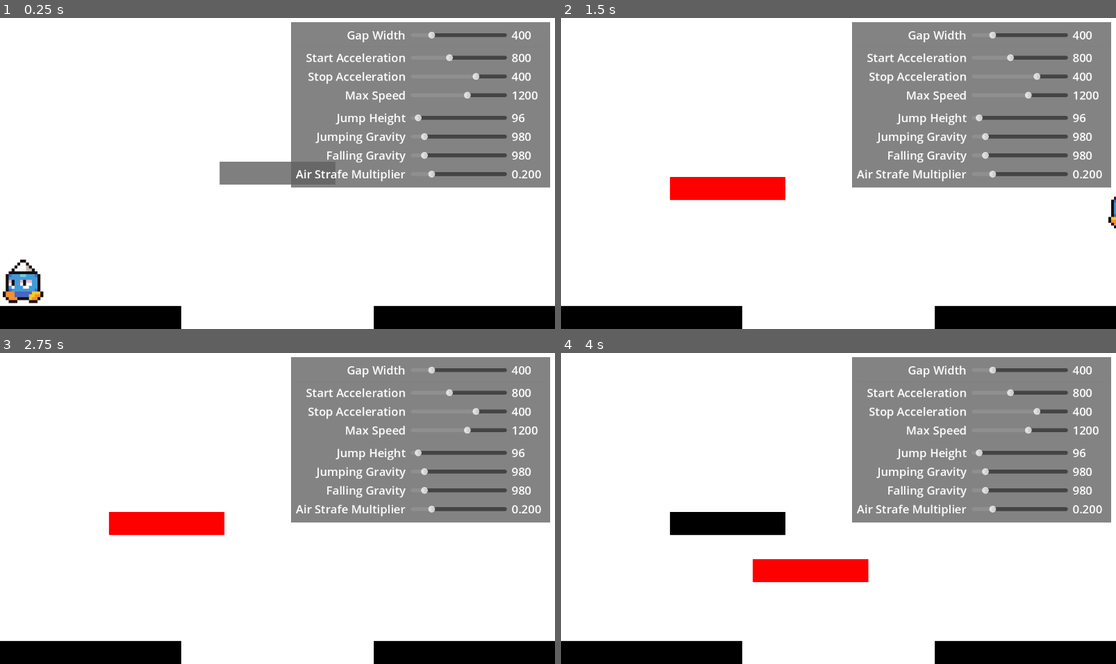
Above: before the commit, frames 1-4 (two rows, left to right).
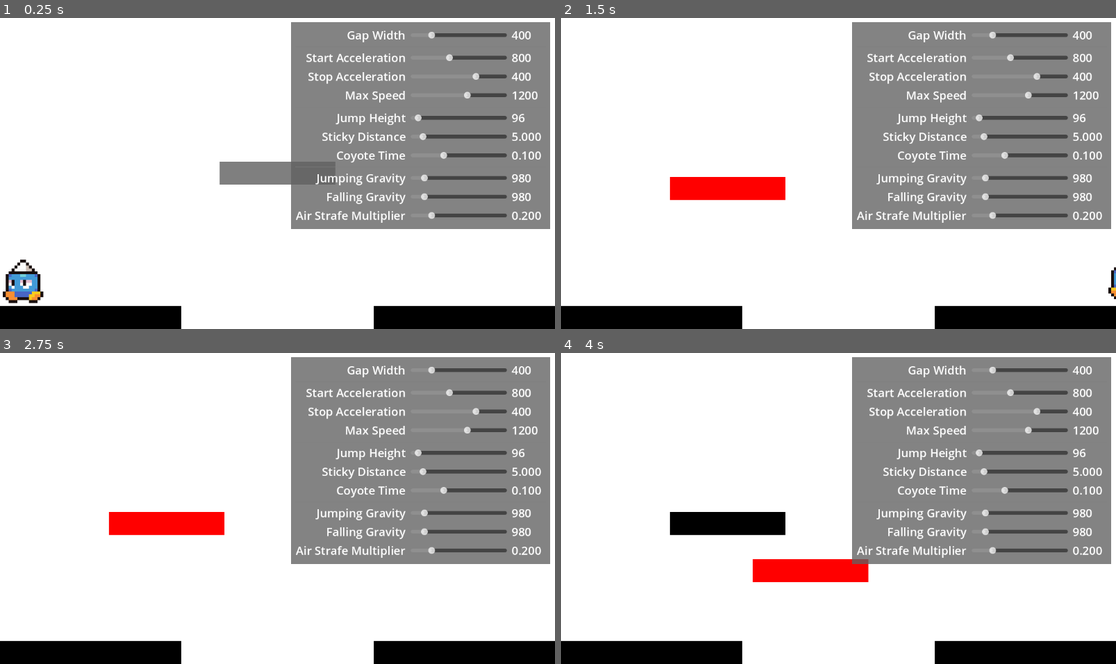
Above: after the commit, the same moments.

Repository: uniqueusername/platformer-movement-tuner
Game: Godot game, scene res://movement_tuner.tscn
Two runs of this game, one before a commit and one after it. Both use one fixed random seed, a clock stepped at 60 frames per second and the inputs below.
Inputs (mouse positions are in pixels of both pictures, inside the frame that each line leads up to):
- Up to frame 1 (0.25 s): no input
- Up to frame 2 (1.5 s): move the mouse to (960, 157) at 0.52 s; hold D (player_right) from 0.53 s (still down); tap Space (player_jump) at 0.6, 0.77, 1.07 s; click (960, 157) at 0.67 s; move the mouse to (727, 189) at 1.27 s; click (727, 189) at 1.35 s
- Up to frame 3 (2.75 s): tap Space (player_jump) at 1.52, 1.55, 1.82, 2.1 s; tap Enter at 2 s; move the mouse to (166, 524) at 2.02 s; release D (player_right) at 2.03 s; hold A (player_left) from 2.03 s (still down); click (166, 524) at 2.17 s
- Up to frame 4 (4 s): tap Space (player_jump) at 2.75, 3.02, 3.05, 3.32, 3.6, 3.77 s; move the mouse to (810, 570) at 2.77 s; release A (player_left) at 2.78 s; hold D (player_right) from 2.78 s (still down); click (810, 570) at 2.85 s; tap Enter at 3.5 s; move the mouse to (810, 570) at 3.52 s; click (810, 570) at 3.67 s

The runs differ from the first frame. In frame 1, 7.6% of the frame differs, in the area x 52-100%, y 36-68%; in frame 2, 7.7%, in the area x 52-100%, y 36-91%; in frame 3, 7.6%; in frame 4, 7.6%.

Commit message:
add sticky distance and coyote timer

Diff:
--- a/movement_tuner.tscn
+++ b/movement_tuner.tscn
@@ -71,7 +71,7 @@
 script/source = "extends Node2D
 
 @export var movement_tuner: Control # connect movement tuner to player
-var player_scene = preload(\"res://scenes/player/player.tscn\")
+var player_scene = preload(\"res://objects/player/player.tscn\")
 var player: Node
 
 func _ready():
@@ -228,6 +228,25 @@
 value = 96.0
 tooltip = "How high the player jumps in pixels."
 
+[node name="sticky_distance" parent="gui/MarginContainer/PanelContainer/MarginContainer/configurator" instance=ExtResource("2_86j7g")]
+layout_mode = 2
+label = "Sticky Distance"
+max_value = 50.0
+step = 2.08165e-12
+value = 5.0
+tooltip = "How close the player needs to be to the ground before they can jump."
+
+[node name="coyote_duration" parent="gui/MarginContainer/PanelContainer/MarginContainer/configurator" instance=ExtResource("2_86j7g")]
+layout_mode = 2
+label = "Coyote Time"
+max_value = 0.3
+step = 2.08165e-12
+value = 0.1
+tooltip = "Seconds that the player can still jump after leaving a platform."
+
+[node name="HSeparator3" type="HSeparator" parent="gui/MarginContainer/PanelContainer/MarginContainer/configurator"]
+layout_mode = 2
+
 [node name="first_half_grav" parent="gui/MarginContainer/PanelContainer/MarginContainer/configurator" instance=ExtResource("2_86j7g")]
 layout_mode = 2
 label = "Jumping Gravity"
@@ -305,6 +324,8 @@
 [connection signal="value_changed" from="gui/MarginContainer/PanelContainer/MarginContainer/configurator/stop_accel" to="gui/MarginContainer/PanelContainer/MarginContainer/configurator" method="_on_stop_accel_value_changed"]
 [connection signal="value_changed" from="gui/MarginContainer/PanelContainer/MarginContainer/configurator/max_speed" to="gui/MarginContainer/PanelContainer/MarginContainer/configurator" method="_on_max_speed_value_changed"]
 [connection signal="value_changed" from="gui/MarginContainer/PanelContainer/MarginContainer/configurator/jump_height" to="gui/MarginContainer/PanelContainer/MarginContainer/configurator" method="_on_jump_height_value_changed"]
+[connection signal="value_changed" from="gui/MarginContainer/PanelContainer/MarginContainer/configurator/sticky_distance" to="gui/MarginContainer/PanelContainer/MarginContainer/configurator" method="_on_sticky_distance_value_changed"]
+[connection signal="value_changed" from="gui/MarginContainer/PanelContainer/MarginContainer/configurator/coyote_duration" to="gui/MarginContainer/PanelContainer/MarginContainer/configurator" method="_on_coyote_duration_value_changed"]
 [connection signal="value_changed" from="gui/MarginContainer/PanelContainer/MarginContainer/configurator/first_half_grav" to="gui/MarginContainer/PanelContainer/MarginContainer/configurator" method="_on_first_half_grav_value_changed"]
 [connection signal="value_changed" from="gui/MarginContainer/PanelContainer/MarginContainer/configurator/second_half_grav" to="gui/MarginContainer/PanelContainer/MarginContainer/configurator" method="_on_second_half_grav_value_changed"]
 [connection signal="value_changed" from="gui/MarginContainer/PanelContainer/MarginContainer/configurator/air_strafe_multiplier" to="gui/MarginContainer/PanelContainer/MarginContainer/configurator" method="_on_air_strafe_multiplier_value_changed"]
--- a/scenes/player/movement.gd
+++ b/objects/player/movement.gd
@@ -1,31 +1,38 @@
 # movement component script for CharacterBody2D
 extends Node2D
 
-# reference to parent node (player)
-@onready var p: CharacterBody2D = get_parent()
-@export var sprite: AnimatedSprite2D
-var animated: bool = false
-var gravity: float = ProjectSettings.get_setting("physics/2d/default_gravity")
+@onready var p: CharacterBody2D = get_parent() # reference to player node
+@onready var ground_ray: ShapeCast2D = $ground_ray # ground detection ray
+@export var sprite: AnimatedSprite2D # sprite to animate (optional)
+var animated: bool = false # configured automatically based on `sprite`
 
 # input variables
 var input_dir: Vector2 = Vector2.ZERO # max magnitude 1.0
 var jump_just_pressed: bool = false
 
-# movement constants
+# movement constants - pixels per second
 @export_group("movement configuration")
 @export_subgroup("ground movement")
 @export var start_accel: float = 800
 @export var stop_accel: float = 400
 @export var max_speed: float = 1200
 
-@export_subgroup("air movement")
-var jump_speed: float = 600 # calculated from height
-@export var jump_height: float = 96:
+@export_subgroup("jump tuning")
+var jump_speed: float = 433.7 # calculated from height
+@export var jump_height: float = 96: # height in pixels
 	set(value):
 		jump_height = value
 		jump_speed = calculate_jump(value)
-@export var first_half_grav: float = 980
-@export var second_half_grav: float = 980
+@export var sticky_distance: float = 5:
+	set(value):
+		sticky_distance = value
+		if ground_ray: ground_ray.target_position = Vector2(0, value)
+@export var coyote_duration: float = 0.1
+var coyote_timer: float = coyote_duration
+
+@export_subgroup("air movement")
+@export var first_half_grav: float = ProjectSettings.get_setting("physics/2d/default_gravity")
+@export var second_half_grav: float = ProjectSettings.get_setting("physics/2d/default_gravity")
 @export var air_strafe_multiplier: float = 0.2
 
 func _ready():
@@ -44,15 +51,19 @@
 
 # update character velocities for one frame based on inputs
 func update_velocities(dir: Vector2, jump: bool, delta: float):
-	# apply gravity
+	# stuff to do every frame
+	## gravity
 	if (p.velocity.y < 0): # going up
 		p.velocity.y += first_half_grav * delta
 	else: # going down
 		p.velocity.y += second_half_grav * delta
 
+	## decrement coyote timer every frame
+	coyote_timer -= delta
+
 	# horizontal movement
 	## multiply movespeed if air-strafing
-	var multiplier = 1.0 if $ground_ray.is_colliding() else air_strafe_multiplier
+	var multiplier = 1.0 if ground_ray.is_colliding() else air_strafe_multiplier
 
 	if dir:
 		# change directions at start rate
@@ -66,8 +77,14 @@
 							 stop_accel / max_speed * multiplier)
 
 	# jumping
-	if jump and p.is_on_floor():
+	## reset coyote timer when on the ground
+	if ground_ray.is_colliding() and p.velocity.y > 0:
+		coyote_timer = coyote_duration
+
+	## jump !
+	if jump and coyote_timer > 0:
 		p.velocity.y = -jump_speed
+		coyote_timer = 0
 
 func cancel_movement():
 	p.velocity = Vector2.ZERO
@@ -77,6 +94,8 @@
 				   stop_accel:float,
 				   max_speed: float,
 				   jump_height: float,
+				   sticky_distance: float,
+				   coyote_duration: float,
 				   first_half_grav: float,
 				   second_half_grav: float,
 				   air_strafe_multiplier: float):
@@ -84,6 +103,8 @@
 	self.stop_accel = stop_accel
 	self.max_speed = max_speed
 	self.jump_height = jump_height
+	self.sticky_distance = sticky_distance
+	self.coyote_duration = coyote_duration
 	self.first_half_grav = first_half_grav
 	self.second_half_grav = second_half_grav
 	self.air_strafe_multiplier = air_strafe_multiplier
--- /dev/null
+++ b/objects/player/player.gd
@@ -0,0 +1,11 @@
+extends CharacterBody2D
+
+func _ready():
+	# send a reference of myself to the input singleton
+	InputManager.connect_player(self)
+
+func apply_inputs(input_dir: Vector2, jump_just_pressed: bool):
+	$movement.apply_inputs(input_dir, jump_just_pressed)
+
+func cancel_movement():
+	$movement.cancel_movement()
--- a/scenes/player/player.tscn
+++ b/objects/player/player.tscn
@@ -1,62 +1,48 @@
-[gd_scene load_steps=16 format=3 uid="uid://djw71ie8wroqe"]
+[gd_scene load_steps=17 format=3 uid="uid://djw71ie8wroqe"]
 
-[ext_resource type="Texture2D" uid="uid://dawxfm4v5g37x" path="res://assets/sprites/player/player_idle.png" id="1_nsfjd"]
-[ext_resource type="Texture2D" uid="uid://485tmp7b8c2a" path="res://assets/sprites/player/player_jump.png" id="2_6wssl"]
-[ext_resource type="Texture2D" uid="uid://beapxp4qm050a" path="res://assets/sprites/player/player_run.png" id="2_oqhbi"]
-[ext_resource type="Script" path="res://scenes/player/movement.gd" id="4_732hx"]
-
-[sub_resource type="GDScript" id="GDScript_3c4u0"]
-resource_name = "player"
-script/source = "extends CharacterBody2D
-
-func _ready():
-	# send a reference of myself to the input singleton
-	InputManager.connect_player(self)
-
-func apply_inputs(input_dir: Vector2, jump_just_pressed: bool):
-	$movement.apply_inputs(input_dir, jump_just_pressed)
-
-func cancel_movement():
-	$movement.cancel_movement()
-"
+[ext_resource type="Script" path="res://objects/player/player.gd" id="1_jttor"]
+[ext_resource type="Texture2D" uid="uid://dawxfm4v5g37x" path="res://assets/sprites/player/player_idle.png" id="2_2ehkw"]
+[ext_resource type="Texture2D" uid="uid://485tmp7b8c2a" path="res://assets/sprites/player/player_jump.png" id="3_cuvvv"]
+[ext_resource type="Texture2D" uid="uid://beapxp4qm050a" path="res://assets/sprites/player/player_run.png" id="4_vffy6"]
+[ext_resource type="Script" path="res://objects/player/movement.gd" id="5_rrgl8"]
 
 [sub_resource type="AtlasTexture" id="AtlasTexture_bf01k"]
-atlas = ExtResource("2_6wssl")
+atlas = ExtResource("3_cuvvv")
 region = Rect2(0, 0, 14, 16)
 
 [sub_resource type="AtlasTexture" id="AtlasTexture_1woej"]
-atlas = ExtResource("2_6wssl")
+atlas = ExtResource("3_cuvvv")
 region = Rect2(14, 0, 14, 16)
 
 [sub_resource type="AtlasTexture" id="AtlasTexture_jxqel"]
-atlas = ExtResource("2_oqhbi")
+atlas = ExtResource("4_vffy6")
 region = Rect2(0, 0, 13, 16)
 
 [sub_resource type="AtlasTexture" id="AtlasTexture_hkt2s"]
-atlas = ExtResource("2_oqhbi")
+atlas = ExtResource("4_vffy6")
 region = Rect2(13, 0, 13, 16)
 
 [sub_resource type="AtlasTexture" id="AtlasTexture_nha0r"]
-atlas = ExtResource("2_oqhbi")
+atlas = ExtResource("4_vffy6")
 region = Rect2(26, 0, 13, 16)
 
 [sub_resource type="AtlasTexture" id="AtlasTexture_3lbpr"]
-atlas = ExtResource("2_oqhbi")
+atlas = ExtResource("4_vffy6")
 region = Rect2(39, 0, 13, 16)
 
 [sub_resource type="AtlasTexture" id="AtlasTexture_uiwd3"]
-atlas = ExtResource("2_oqhbi")
+atlas = ExtResource("4_vffy6")
 region = Rect2(52, 0, 13, 16)
 
 [sub_resource type="AtlasTexture" id="AtlasTexture_ftsq6"]
-atlas = ExtResource("2_oqhbi")
+atlas = ExtResource("4_vffy6")
 region = Rect2(65, 0, 13, 16)
 
 [sub_resource type="SpriteFrames" id="SpriteFrames_ntnjk"]
 animations = [{
 "frames": [{
 "duration": 1.0,
-"texture": ExtResource("1_nsfjd")
+"texture": ExtResource("2_2ehkw")
 }],
 "loop": true,
 "name": &"idle",
@@ -105,10 +91,13 @@
 [sub_resource type="RectangleShape2D" id="RectangleShape2D_40m11"]
 size = Vector2(73, 90)
 
+[sub_resource type="RectangleShape2D" id="RectangleShape2D_o8i1t"]
+size = Vector2(72, 5)
+
 [node name="player" type="CharacterBody2D"]
 position = Vector2(172, 178)
 collision_layer = 2
-script = SubResource("GDScript_3c4u0")
+script = ExtResource("1_jttor")
 
 [node name="sprite" type="AnimatedSprite2D" parent="."]
 scale = Vector2(6, 6)
@@ -120,7 +109,11 @@
 shape = SubResource("RectangleShape2D_40m11")
 
 [node name="movement" type="Node2D" parent="." node_paths=PackedStringArray("sprite")]
-script = ExtResource("4_732hx")
+script = ExtResource("5_rrgl8")
 sprite = NodePath("../sprite")
 
-[node name="ground_ray" type="RayCast2D" parent="movement"]
+[node name="ground_ray" type="ShapeCast2D" parent="movement"]
+position = Vector2(2.08165e-12, 46)
+shape = SubResource("RectangleShape2D_o8i1t")
+target_position = Vector2(2.08165e-12, 5)
+max_results = 1
--- a/utility/movement_configurator.gd
+++ b/utility/movement_configurator.gd
@@ -7,6 +7,8 @@
 @onready var stop_accel = $stop_accel
 @onready var max_speed = $max_speed
 @onready var jump_height = $jump_height
+@onready var sticky_distance = $sticky_distance
+@onready var coyote_duration = $coyote_duration
 @onready var first_half_grav = $first_half_grav
 @onready var second_half_grav = $second_half_grav
 @onready var air_strafe_multiplier = $air_strafe_multiplier
@@ -19,6 +21,8 @@
 			stop_accel.value,
 			max_speed.value,
 			jump_height.value,
+			sticky_distance.value,
+			coyote_duration.value,
 			first_half_grav.value,
 			second_half_grav.value,
 			air_strafe_multiplier.value
@@ -31,6 +35,8 @@
 	stop_accel.value = movement.stop_accel
 	max_speed.value = movement.max_speed
 	jump_height.value = movement.jump_height
+	sticky_distance.value = movement.sticky_distance
+	coyote_duration.value = movement.coyote_duration
 	first_half_grav.value = movement.first_half_grav
 	second_half_grav.value = movement.second_half_grav
 	air_strafe_multiplier.value = movement.air_strafe_multiplier
@@ -47,6 +53,12 @@
 func _on_jump_height_value_changed(_value: float):
 	send_config()
 
+func _on_sticky_distance_value_changed(_value: float):
+	send_config()
+
+func _on_coyote_duration_value_changed(_value: float):
+	send_config()
+
 func _on_first_half_grav_value_changed(_value: float):
 	send_config()
 
